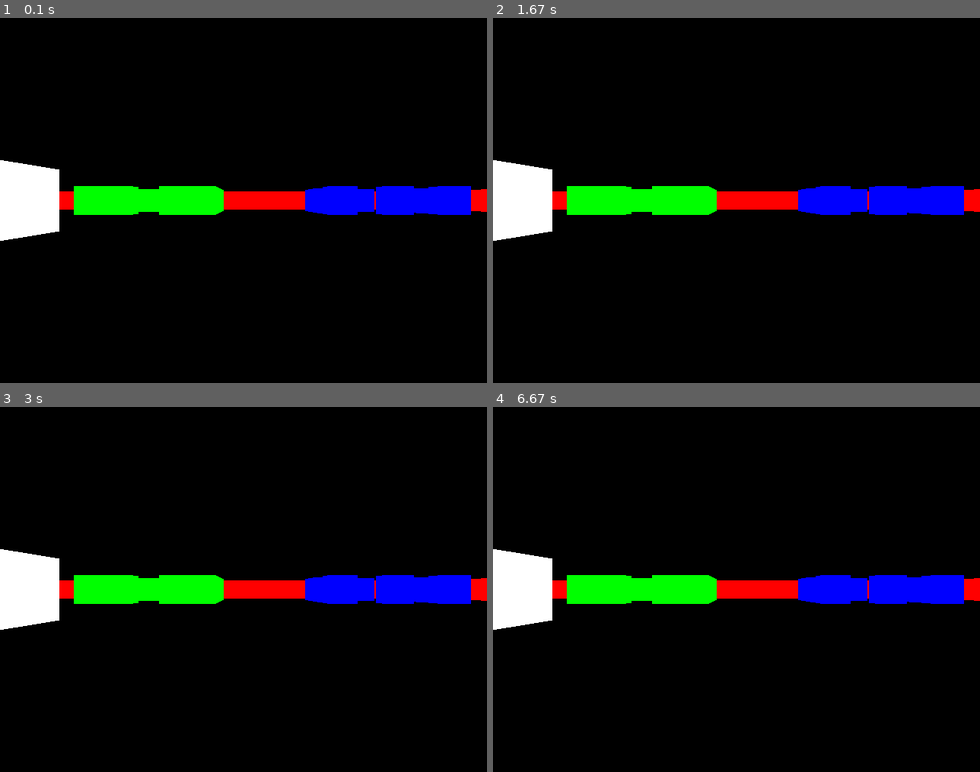
Above: before the commit, frames 1-4 (two rows, left to right).
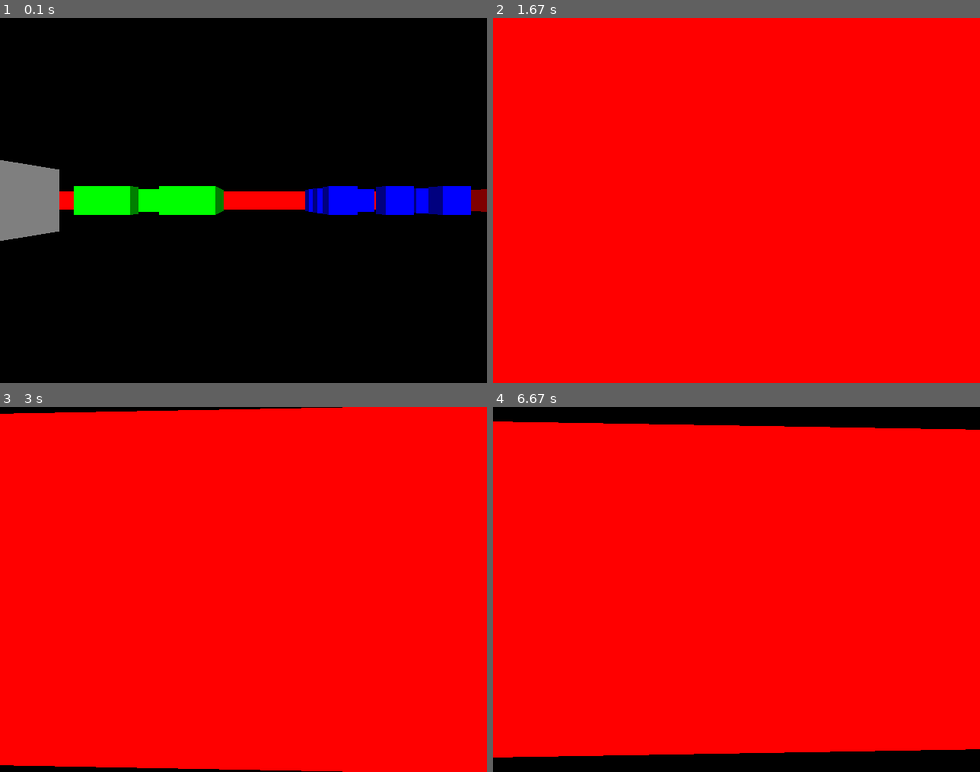
Above: after the commit, the same moments.

Repository: ToastyTransistors/PygameRaycastRenderer
Game: pygame game, started from testrewrite.py
Two runs of this game, one before a commit and one after it. Both use one fixed random seed, a clock stepped at 60 frames per second and the inputs below.
Inputs (mouse positions are in pixels of both pictures, inside the frame that each line leads up to):
- Up to frame 1 (0.1 s): no input
- Up to frame 2 (1.67 s): press the mouse at (892, 189) at 0.37 s; move the mouse to (814, 207) at 0.47 s; release the mouse at (736, 222) at 0.6 s; hold W 0.67-1.13 s; move the mouse to (619, 204) at 0.7 s; hold S 1.17-1.47 s; move the mouse to (585, 284) at 1.2 s; hold W from 1.5 s (still down); move the mouse to (794, 233) at 1.53 s
- Up to frame 3 (3 s): release W at 1.87 s; hold S 1.9-2.27 s; move the mouse to (126, 516) at 1.93 s; hold W 2.3-2.6 s; move the mouse to (248, 629) at 2.33 s; hold S 2.63-2.93 s; move the mouse to (428, 728) at 2.67 s; hold W from 2.97 s (still down)
- Up to frame 4 (6.67 s): move the mouse to (658, 469) at 3 s; release W at 3.33 s; hold S 3.37-3.73 s; move the mouse to (906, 684) at 3.4 s; hold W 3.77-4.07 s; move the mouse to (911, 560) at 3.8 s; hold S 4.1-4.4 s; move the mouse to (585, 542) at 4.13 s; hold W 4.43-4.8 s; move the mouse to (590, 465) at 4.47 s; hold S 4.83-5.2 s; move the mouse to (619, 655) at 4.87 s; hold W 5.23-5.53 s; move the mouse to (629, 523) at 5.27 s; hold S 5.57-5.87 s; move the mouse to (629, 560) at 5.6 s; hold W 5.9-6.27 s; move the mouse to (629, 520) at 5.93 s; hold S from 6.3 s (still down); move the mouse to (585, 611) at 6.33 s

The runs differ from the first frame. In frame 1, 3.4% of the frame differs, in the area x 0-100%, y 38-62%; in frame 2, 99%, in the area x 0-100%, y 0-100%; in frame 3, 97%; in frame 4, 89%.

Commit message:
some optimization and camera rotation
I was successfully able to add camera rotation, not 100% smooth yet but
getting there so far. I'm excited to see how far I can go with this
small project idea.
Also some basic optimizations in terms of calculating angle rotations,
moving the math from execution on each frame to precalculated during
initialization.

Diff:
--- a/testrewrite.py
+++ b/testrewrite.py
@@ -1,6 +1,7 @@
 # -*- coding: utf-8 -*-
 import pygame
 import time
+import math
 from pygame.locals import *
 
 pygame.init()
@@ -9,6 +10,8 @@
 WIDTH:int = 640
 HEIGHT:int = 480
 FPS:float = 60
+SPEED:float = .05
+ROTSPEED:float = .025
 
 MAPWIDTH:int  = 24
 MAPHEIGHT:int = 24
@@ -48,6 +51,22 @@
         4 : (255, 255, 255)
         }.get(c, (255, 255, 0))
 
+def dcolor(c):
+    return{
+        1 : (127, 0, 0),
+        2 : (0, 127, 0),
+        3 : (0, 0, 127),
+        4 : (127, 127, 127)
+        }.get(c, (127, 127, 0))
+
+def angle(a):
+    return{
+        -1 : math.cos(-ROTSPEED),
+        -2 : math.sin(-ROTSPEED),
+        1 : math.cos(ROTSPEED),
+        2 : math.sin(ROTSPEED)
+        }.get(a, None)
+
 FramePerSec = pygame.time.Clock()
 
 displaysurface = pygame.display.set_mode((WIDTH, HEIGHT))
@@ -62,7 +81,13 @@
 
 done = False
 
+
+
 while not done:
+
+    pygame.mouse.set_visible(False)
+    #pygame.mouse.set_pos(WIDTH/2, HEIGHT/2)
+    pygame.event.set_grab(True)
 
     event = pygame.event.poll()
 
@@ -134,6 +159,9 @@
         else:
             perpwalldist = (mapY - posY + (1 - stepY) / 2) / raydirY
 
+        if perpwalldist <= 0:
+            perpwalldist = 1
+
         lineheight:int = HEIGHT / perpwalldist
 
         drawstart:int = -lineheight / 2 + HEIGHT / 2
@@ -145,13 +173,42 @@
             drawend = HEIGHT - 1
 
         c = color(WORLDMAP[mapX][mapY])
+        if side:
+            c = dcolor(WORLDMAP[mapX][mapY])
 
         pygame.draw.line(displaysurface, c, (x, drawstart), (x, drawend))
     pygame.display.flip()
 
     pressed_keys = pygame.key.get_pressed()
 
-    if pressed_keys[K_UP]:
-        if not WORLDMAP[int(posX + dirX * .5)][int(posY)]:
-            posX += dirX * .5
+    delta_mouse_x, delta_mouse_y = pygame.mouse.get_rel()
+
+    if pressed_keys[K_w]:
+        if not WORLDMAP[int(posX + dirX * SPEED)][int(posY)]:
+            posX += dirX * SPEED
+        if not WORLDMAP[int(posX)][int(posY + dirY * SPEED)]:
+            posY += dirY * SPEED
+    elif pressed_keys[K_s]:
+        if not WORLDMAP[int(posX - dirX * SPEED)][int(posY)]:
+            posX -= dirX * SPEED
+        if not WORLDMAP[int(posX)][int(posY - dirY * SPEED)]:
+            posY -= dirY * SPEED
+
+    if delta_mouse_x < 0:
+        olddirX:float = dirX
+        dirX = planeY * angle(-1) - dirY * angle(-2)
+        dirY = olddirX * angle(-2) + dirY * angle(-1)
+        oldplaneX:float = planeX
+        planeX = planeX * angle(-1) - planeY * angle(-2)
+        planeY = oldplaneX * angle(-2) + planeY * angle(-1)
+    elif delta_mouse_x > 0:
+        olddirX:float = dirX
+        dirX = dirX * angle(1) - dirY * angle(2)
+        dirY = olddirX * angle(2) + dirY * angle(1)
+        oldplaneX:float = planeX
+        planeX = planeX * angle(1) - planeY * angle(2)
+        planeY = oldplaneX * angle(2) + planeY * angle(1)
+
+    if pressed_keys[K_ESCAPE]:
+        done = True
 pygame.quit()
